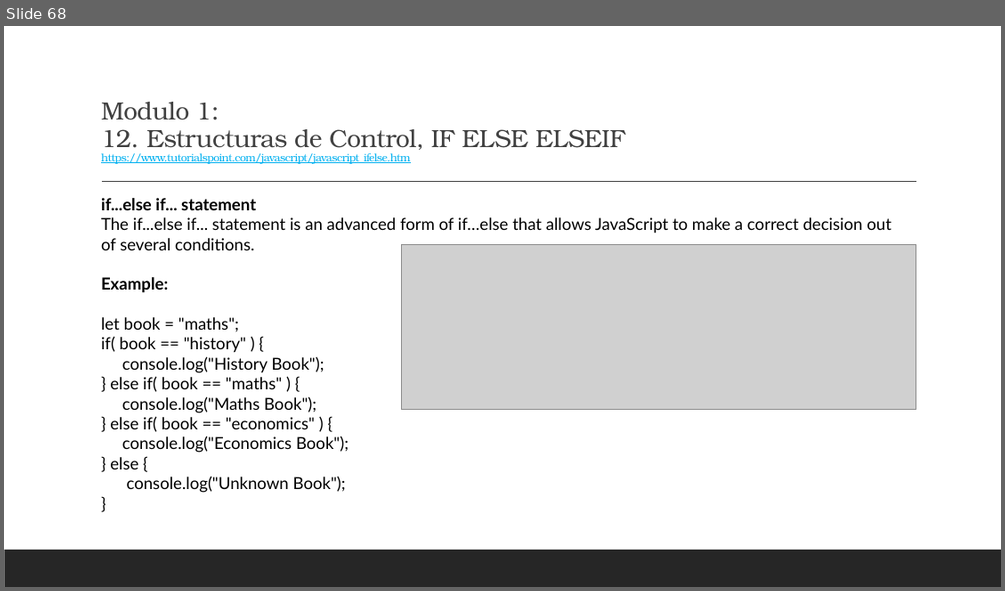
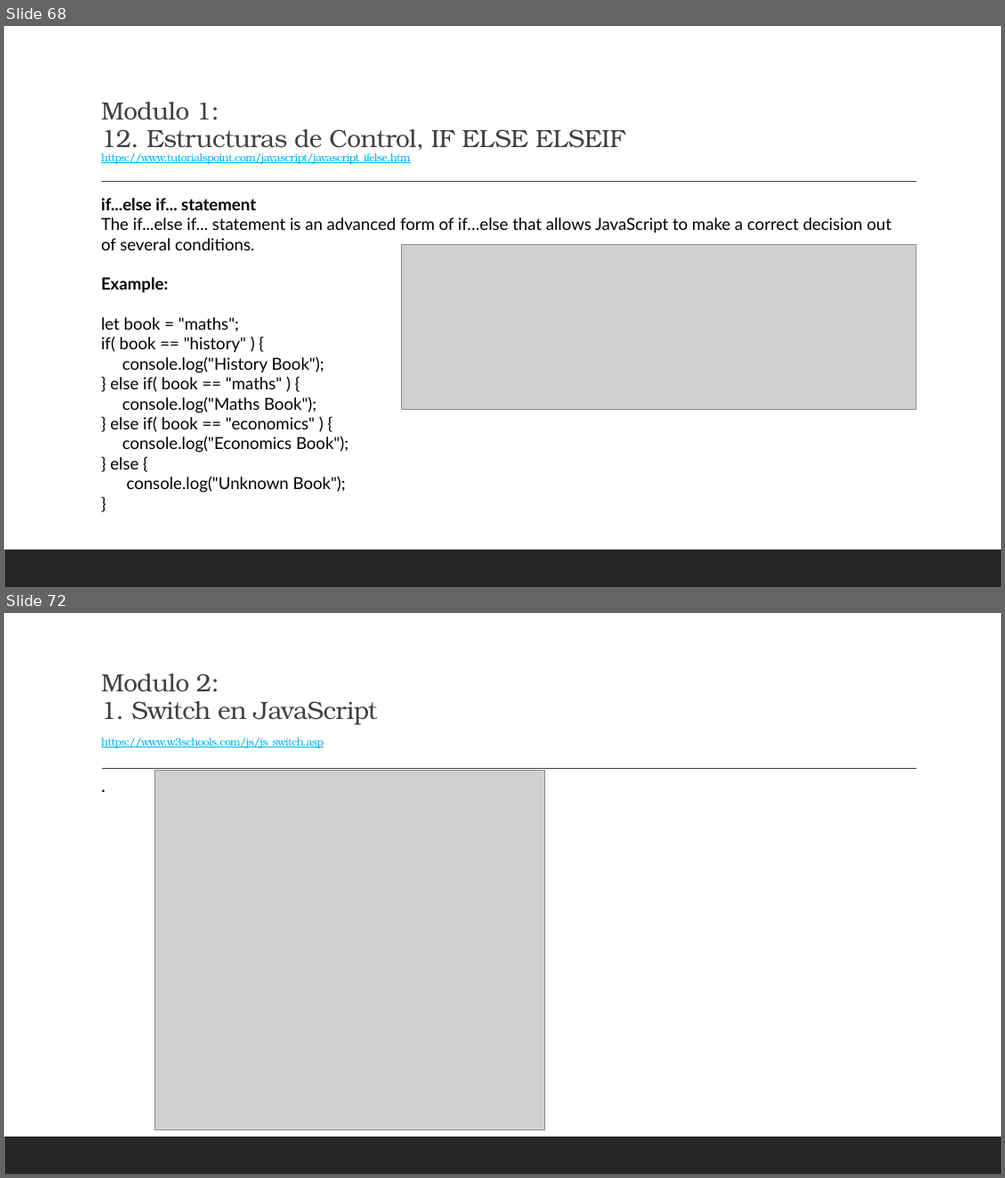
Before and after one commit to elinformatico/curso-javascript-basico, a slide deck: Javascript by Noe Hernandez.pptx. Shown one above the other, each under a label of ours: slide 68 before the commit, slides 68 and 72 after it; the slides between them are not shown. The pictures are 1005x591 and 1005x1178 pixels, drawn with LibreOffice and Linux fonts; fonts in the diff are those of the drawing; grey boxes stand for pictures. Boxes give left, top, right and bottom in pixels: in the first picture for what was removed or moved away, otherwise in the second. Text is boxed around its words. In the diff, an @@ line names an element or a change of style, - is before the commit and + after.

Commit message:
docs: Agregando presentacion JavaScript

```diff
--- a/Javascript by Noe Hernandez.pptx
+++ b/Javascript by Noe Hernandez.pptx
@@ slide 72 added at <box>4,613,1001,1174</box>, background #FFFFFF; not listed: 2 template elements that a slide beside it also shows @@
@@ title added at <box>101,674,377,748</box>, 10.5 pt, text #00B0F0, underline @@
+Modulo 2:
+1. Switch en JavaScript
+https://www.w3schools.com/js/js_switch.asp
@@ text added at <box>94,770,923,868</box>, 18 pt, text #000000 @@
+.
@@ picture added at <box>155,770,544,1130</box> @@
```
Also in this commit, not shown: 9 slides changed, 9 other slides added, 2 other files.
